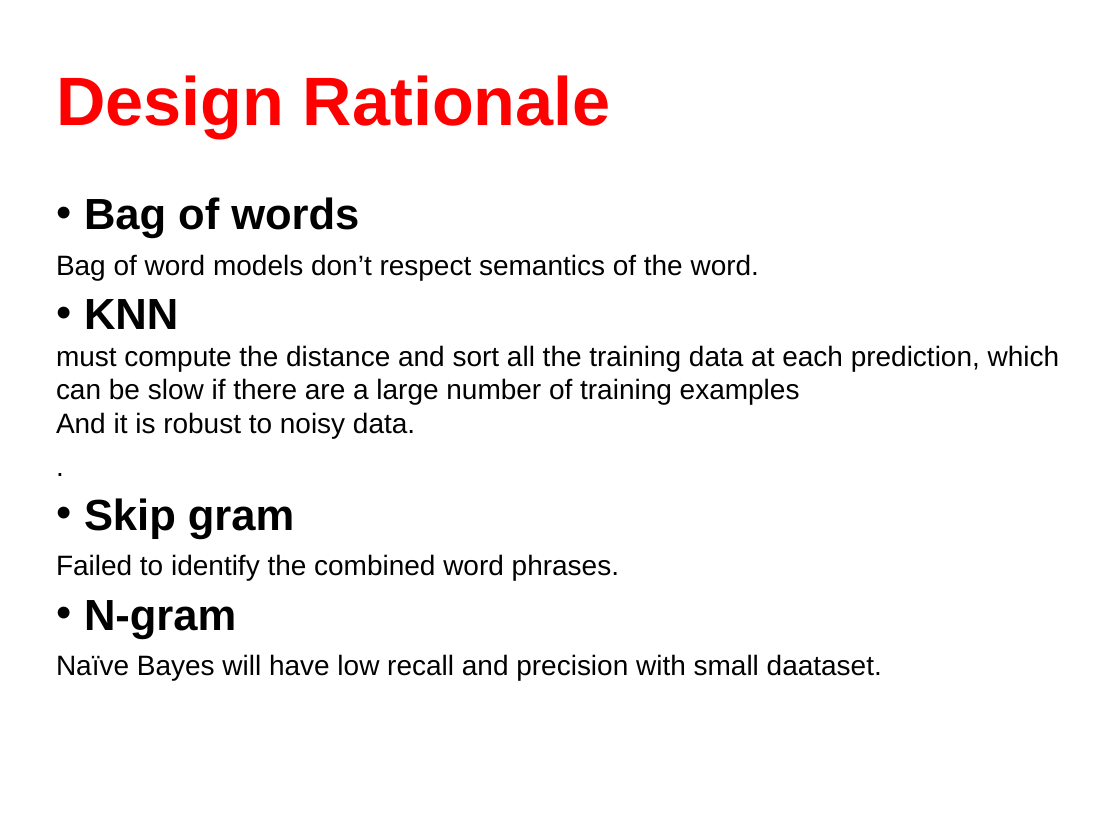
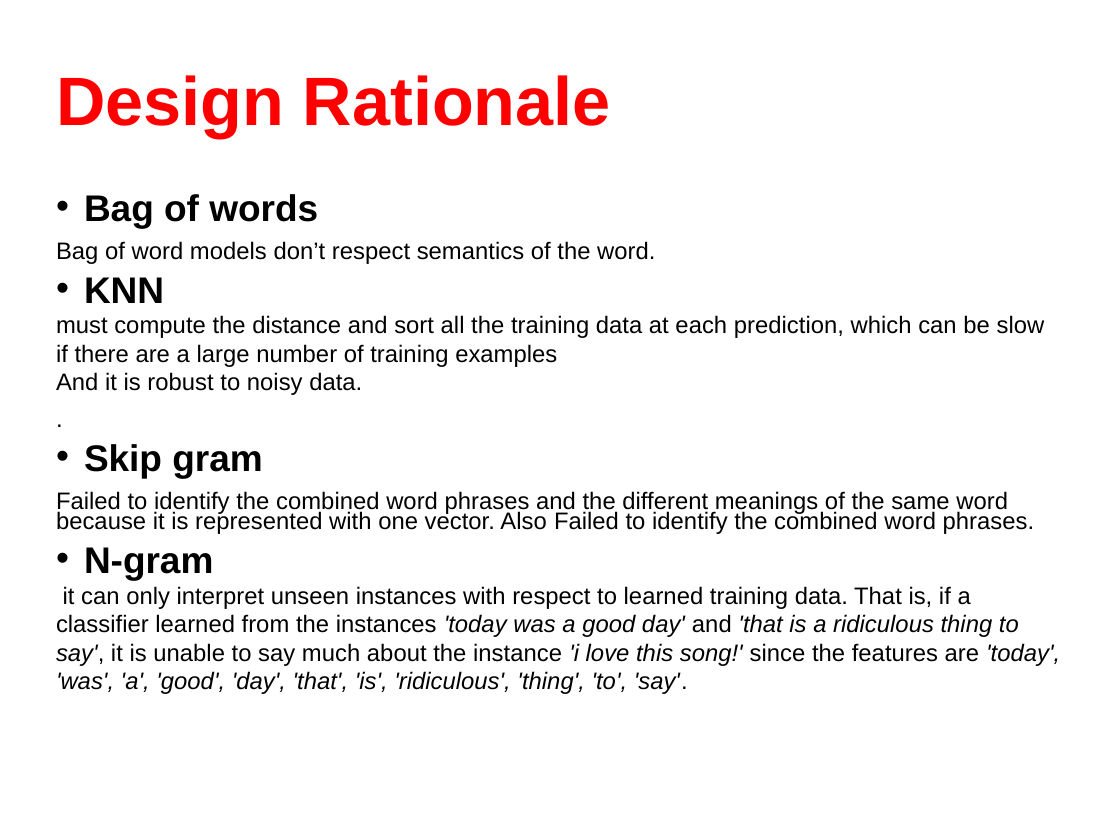
Before and after one commit to DevJohnIbrahim/SSM-GP, a slide deck: slide 12 of SDD/SDD.pptx (slide 10 before the commit). Drawn at 1120x840 pixels with LibreOffice and Linux fonts; fonts in the diff are those of the drawing. Boxes give left, top, right and bottom in pixels: in the first picture for what was removed or moved away, otherwise in the second. Text is boxed around its words. In the diff, an @@ line names an element or a change of style, - is before the commit and + after.

```diff
--- a/SDD/SDD.pptx
+++ b/SDD/SDD.pptx
@@ text at <box>56,194,1045,580</box>: size 28 to 23.8 pt in "Bag of words", "KNN", "Skip gram", "N-gram"; size 18 to 15.3 pt in "Bag of word models don’t respect semantics ...", "must compute the distance and sort all ...", "And it is robust to noisy data.", "."; line spacing 0.8 to 0.7 @@
@@ text at <box>56,491,1034,534</box>: text changed; size 18 to 15.3 pt @@
-Failed to identify the combined word phrases.
+Failed to identify the combined word phrases and the different meanings of the same word because it is represented with one vector. Also Failed to identify the combined word phrases.
@@ text at <box>56,586,1060,694</box>: text changed; size 18 to 15.3 pt @@
-Naïve Bayes will have low recall and precision with small daataset.
+it can only interpret unseen instances with respect to learned training data. That is, if a classifier learned from the instances 'today was a good day' and 'that is a ridiculous thing to say', it is unable to say much about the instance 'i love this song!' since the features are 'today', 'was', 'a', 'good', 'day', 'that', 'is', 'ridiculous', 'thing', 'to', 'say'.
```
Also in this commit, not shown: 1 other slide changed, 4 slides added, 1 slide removed.
